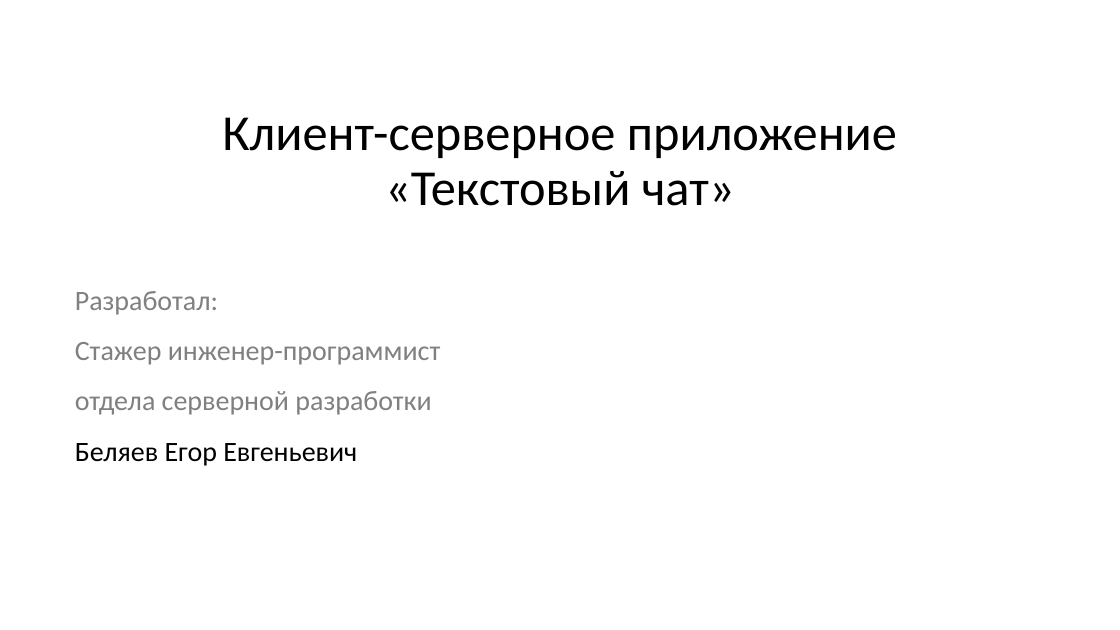
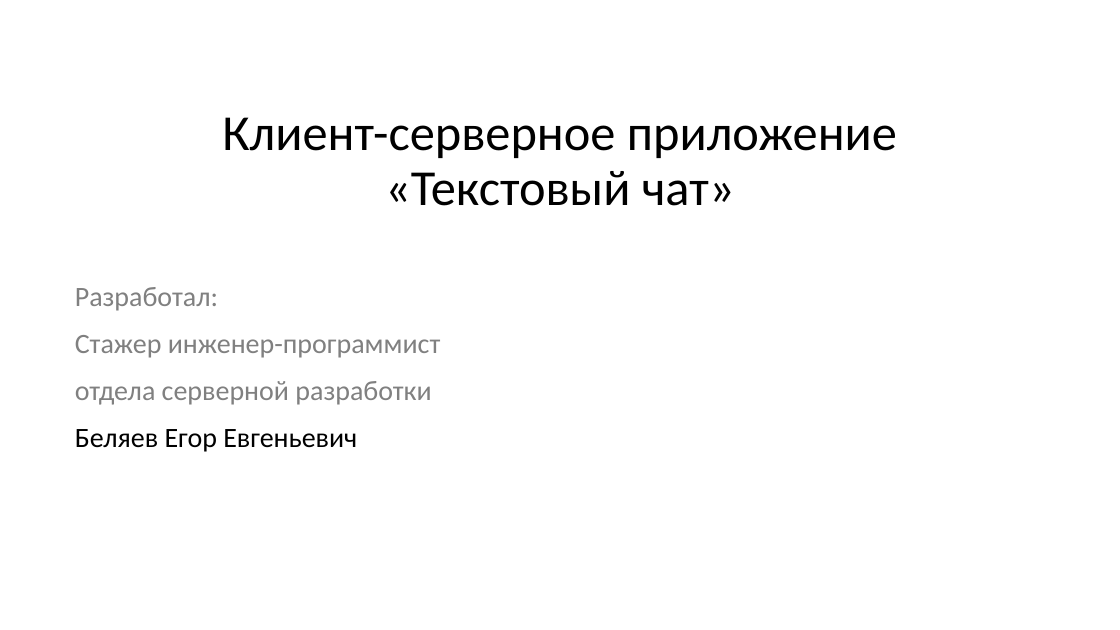
Before and after one commit to TigarBel/Grammes, a slide deck: slide 1 of Клиент-серверное приложение.pptx. Drawn at 1120x630 pixels with LibreOffice and Linux fonts; fonts in the diff are those of the drawing. Boxes give left, top, right and bottom in pixels: in the first picture for what was removed or moved away, otherwise in the second. Text is boxed around its words. In the diff, an @@ line names an element or a change of style, - is before the commit and + after.

```diff
--- a/Клиент-серверное приложение.pptx
+++ b/Клиент-серверное приложение.pptx
@@ subtitle "Разработал: Стажер инженер-программист отдела серверной ..." at <box>75,287,441,452</box>: line spacing 1.5 to 1.4 @@
```
Also in this commit, not shown: 4 other slides changed, 5 slides added, 3 slides removed, 30 other files.
